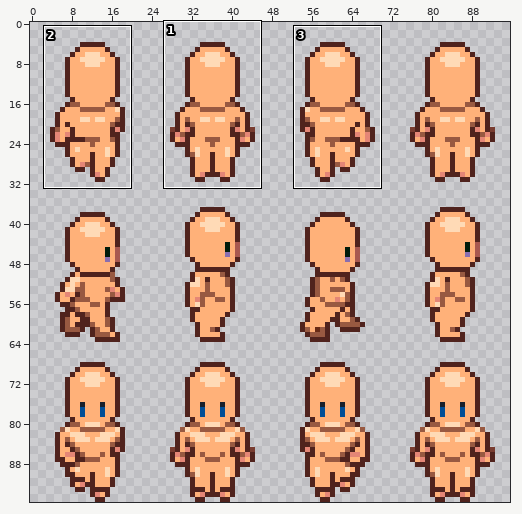
Two versions of one sprite sheet, graphics/sprites/male.png. Above, an overview of the earlier version with the close-up marked.
Close-up. Earlier state:
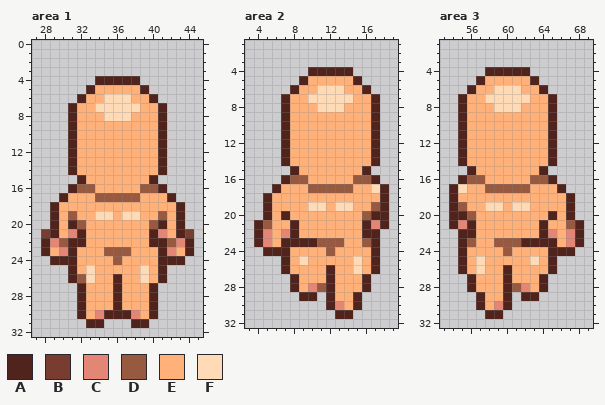
The file is 96x96 pixels. Shown: area 1: x 27..45, y 0..32; area 2: x 3..19, y 1..32; area 3: x 53..69, y 1..32. The commit also changed other parts of the picture, which this record leaves out.
Palette (. is transparent): A #50231d  B #783c30  C #e48676  D #985941  E #ffb179  F #ffdab6
Pixels before, area 1, first column x 28:
 4 ......AAAAA......
 5 .....AEEEEEA.....
 6 ....AEEFFFEEA....
 7 ...AEEFFFFFEEA...
 8 ...AEEEFFFEEEA...
 9 ...AEEEEEEEEEA...
10 ...AEEEEEEEEEA...
11 ...AEEEEEEEEEA...
12 ...AEEEEEEEEEA...
13 ...AEEEEEEEEEA...
14 ...AEEEEEEEEEA...
15 ....AEEEEEEEA....
16 ...ADDEEEEEDDA...
17 ..AEEEDDDDDEEEA..
18 .AEEEEEEEEEEEEEA.
19 .AEDEEFFEFFEEDEA.
20 .AEADEEEEEEEDAEA.
21 BAECAEEEEEEEACEAB
22 ACDAAEEEEEEEAADCA
23 AECAEEEDDDEEEACEA
24 .AAAEEEEDEEEEAAA.
25 ...AEFEEEEEFEA...
26 ...ADFEEAEEFEA...
27 ....AEEEAEEEA....
28 ....AEEEAEEEA....
29 ....AEEEAEEEA....
30 ....AECAAACEA....
31 .....AA...AA.....
Pixels before, area 2, first column x 4:
 4 ......AAAAA....
 5 .....AEEEEEA...
 6 ....AEEFFFEEA..
 7 ...AEEFFFFFEEA.
 8 ...AEEEFFFEEEA.
 9 ...AEEEEEEEEEA.
10 ...AEEEEEEEEEA.
11 ...AEEEEEEEEEA.
12 ...AEEEEEEEEEA.
13 ...AEEEEEEEEEA.
14 ...AEEEEEEEEEA.
15 ....AEEEEEEEA..
16 ...ADDEEEEEDDA.
17 ..AEEEDDDDDEEFA
18 .AEEEEEEEEEEEEA
19 .AEEEEFFEFFEEDA
20 .AEAEEEEEEEEDAA
21 ADEEAEEEEEEEACA
22 ACECAEEEEEEEAA.
23 ACEAAAADDDEEDA.
24 .AAAEEEEDEEEEA.
25 ...AEFEEEEEFEA.
26 ...AEEEEAEEFEA.
27 ....AEEEAEEEA..
28 ....AECDAEEEA..
29 .....AA.AEEA...
30 ........ACEA...
31 .........AA....
Pixels before, area 3, first column x 54:
 4 ....AAAAA......
 5 ...AEEEEEA.....
 6 ..AEEFFFEEA....
 7 .AEEFFFFFEEA...
 8 .AEEEFFFEEEA...
 9 .AEEEEEEEEEA...
10 .AEEEEEEEEEA...
11 .AEEEEEEEEEA...
12 .AEEEEEEEEEA...
13 .AEEEEEEEEEA...
14 .AEEEEEEEEEA...
15 ..AEEEEEEEA....
16 .ADDEEEEEDDA...
17 AFEEDDDDDEEEA..
18 AEEEEEEEEEEEEA.
19 ADEEFFEFFEEEEA.
20 AADEEEEEEEEAEA.
21 ACAEEEEEEEAEEDA
22 .AAEEEEEEEACECA
23 .ADEEDDDAAAAECA
24 .AEEEEDEEEEAAA.
25 .AEFEEEEEFEA...
26 .AEFEEAEEEEA...
27 ..AEEEAEEEA....
28 ..AEEEADCEA....
29 ...AEEA.AA.....
30 ...AECA........
31 ....AA.........
The result:
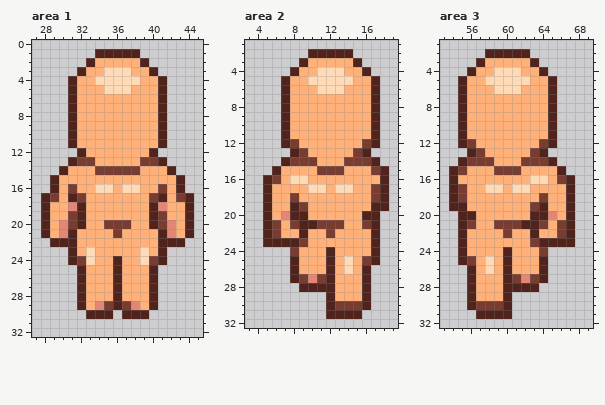
From old to new:
Changed rows in their new state; - is an unchanged pixel.
Area 1:
first column x 31:
 1 ---AAAAA---
 2 --AEEEEEA--
 3 -AEEFFFEEA-
 4 AEEFFFFFEEA
 5 AEE-FFF-EEA
 6 AE--EEE--EA
 7 ---EEEEE---
 8 ----EEE----
first column x 28:
12 ---.A-------A.---
13 ----BB-----BB----
14 --AE--BBBBB--EA--
15 -AEEE-------EEEA-
16 -AEBEEFF-FFEEBEA-
17 ABEAB-EEEEE-BAEBA
18 AE-CA-------AC-EA
19 AE-BA-EE-EE-AB-EA
20 AECBA--BBB--ABCEA
21 AECAE---B---EACEA
22 .AA-E-------E-AA.
23 ...--F-EEE-F--...
24 -..-BF--A--FB-..-
25 ---.AE--A--EA.---
26 ---.AE-----EA.---
29 ------CB-BC------
30 ----.AA-.-AA.----
31 -----..---..-----
Area 2:
first column x 7:
 2 ---AAAAA---
 3 --AEEEEEA--
 4 -AEEFFFEEA-
 5 AEEFFFFFEEA
 6 AE-------EA
 7 ---EEEEE---
 8 ----EEE----
first column x 4:
12 ----B-------B--
13 ---.AB-----BA.-
14 ----BBB---BBB--
15 --AEE--BBB--EBA
16 -ABEFF-----EEEA
17 -AE---FFEFF--B-
18 ----B--------B-
19 ----ABEE-EE--A-
20 ---CAA------A-.
21 .AB-BAABBB--BA.
22 .ABEEA--B---E--
23 .AA--BEEEE--E--
24 -...B---A------
25 ---.AE--A-FEB--
26 ---.A-----FEA.-
27 -----BCB-------
28 ----.AAA-------
29 -----..----EA--
30 ---------BBBA--
31 --------A--A---
Area 3:
first column x 55:
 2 ---AAAAA---
 3 --AEEEEEA--
 4 -AEEFFFEEA-
 5 AEEFFFFFEEA
 6 AE-------EA
 7 ---EEEEE---
 8 ----EEE----
first column x 54:
12 --B-------B----
13 -.AB-----BA.---
14 --BBB---BBB----
15 ABE--BBB--EEA--
16 AEEE-----FFEBA-
17 -B--FFEFF---EA-
18 -B--------B----
19 -A--EE-EEBA----
20 .-A------AAC---
21 .AB--BBBAAB-BA.
22 --E---B--AEEBA.
23 --E--EEEEB--AA.
24 ------A---B...-
25 --BEF-A--EA.---
26 -.AEF-----A.---
27 -------BCB-----
28 -------AAA.----
29 --AE----..-----
30 --ABBB---------
31 ---A--A--------
